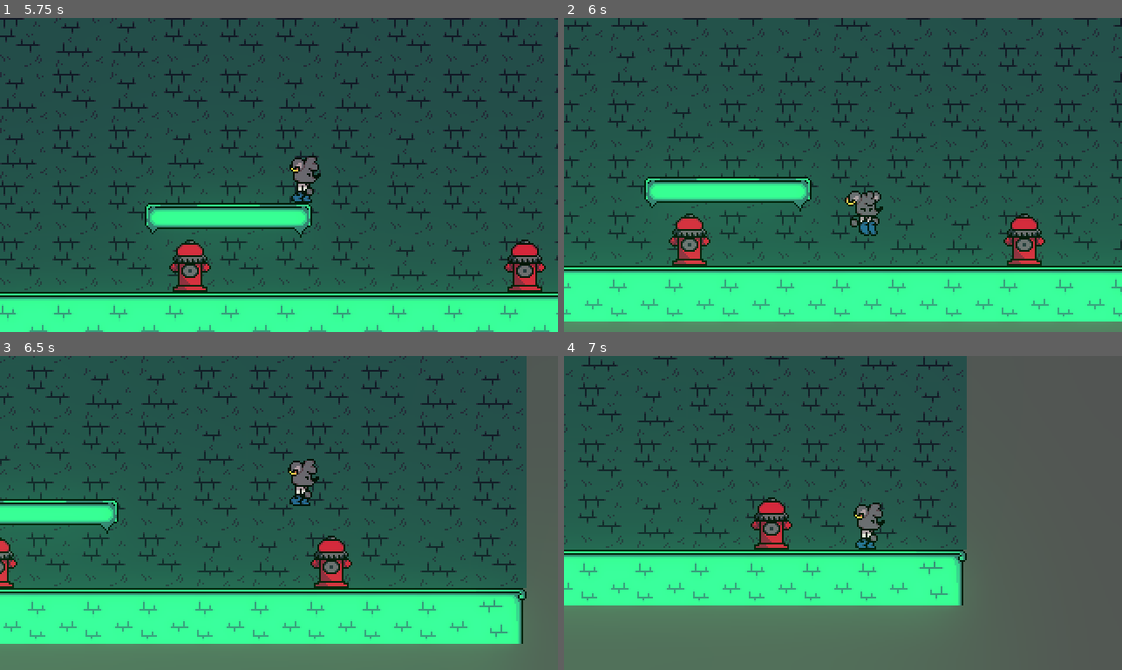
Above: before the commit, frames 1-4 (two rows, left to right).
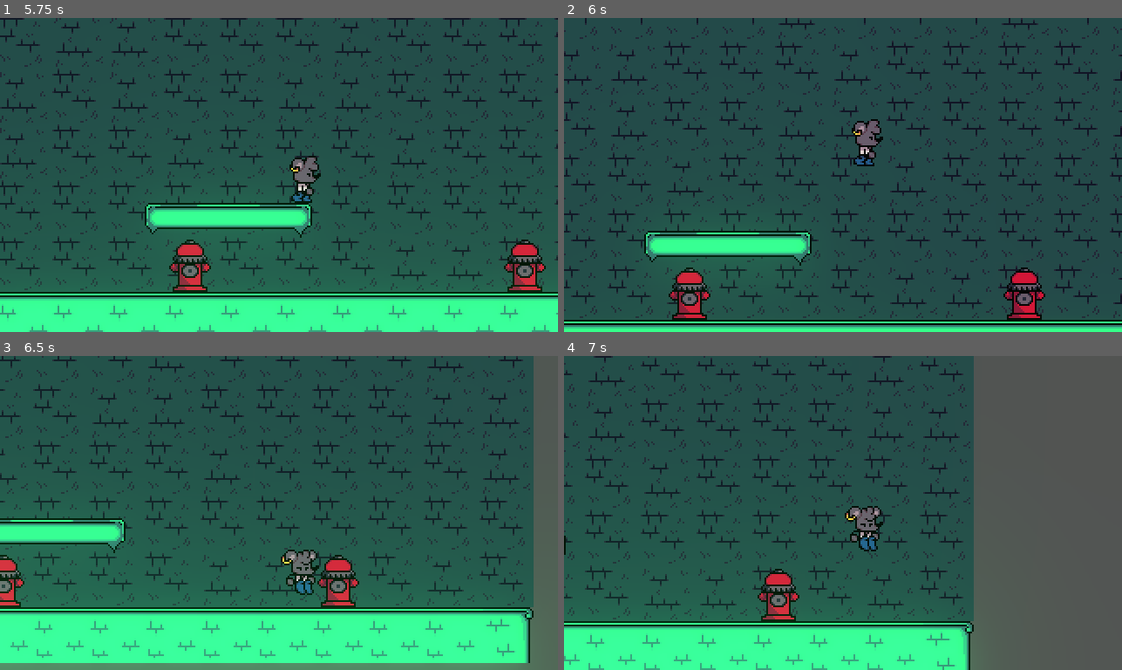
Above: after the commit, the same moments.

Repository: MonkeMango/sidealleysqueaks-source
Game: Godot game, scene res://scenes/Areas/testscene.tscn
The game is run twice, just before and just after one commit, with the same random seed, the same clock (stepped at 60 frames per second) and the same inputs.
Inputs:
- Up to frame 1 (5.75 s): hold Right (ui_right) 0.53-2.03 s; tap Space (jump) at 0.6, 0.77, 1.07, 1.35, 1.52, 1.82, 2.1, 2.85, 3.02, 3.32, 3.6, 3.77, 4.07, 4.35, 4.52, 4.82, 5.1 s; hold Left (ui_left) 2.03-4.28 s; hold Right (ui_right) from 4.28 s (still down)
- Up to frame 2 (6 s): keep holding Right (ui_right); tap Space (jump) at 5.85 s
- Up to frame 3 (6.5 s): keep holding Right (ui_right); tap Space (jump) at 6.02, 6.32 s
- Up to frame 4 (7 s): keep holding Right (ui_right); tap Space (jump) at 6.6, 6.77 s

Frame 1 is identical in both runs. In frame 2, 41% of the frame differs, in the area x 0-100%, y 0-100%; in frame 3, 32%; in frame 4, 37%.

Commit message:
Jump window aka coyote time
hopefully this doesnt mess things up
also adds x as a jump bind

Diff:
--- a/project.godot
+++ b/project.godot
@@ -65,6 +65,7 @@
 "deadzone": 0.5,
 "events": [ Object(InputEventKey,"resource_local_to_scene":false,"resource_name":"","device":0,"alt":false,"shift":false,"control":false,"meta":false,"command":false,"pressed":false,"scancode":0,"physical_scancode":32,"unicode":0,"echo":false,"script":null)
 , Object(InputEventJoypadButton,"resource_local_to_scene":false,"resource_name":"","device":0,"button_index":0,"pressure":0.0,"pressed":false,"script":null)
+, Object(InputEventKey,"resource_local_to_scene":false,"resource_name":"","device":0,"alt":false,"shift":false,"control":false,"meta":false,"command":false,"pressed":false,"scancode":88,"physical_scancode":0,"unicode":0,"echo":false,"script":null)
  ]
 }
 toggle_fullscreen={
--- a/src/Player/Player.gd
+++ b/src/Player/Player.gd
@@ -8,12 +8,13 @@
 export var speedAir = 100
 var xval
 export var JUMPFORCE = 400
+export var JUMPWINDOWINIT = .15
+var jumpwindow = JUMPWINDOWINIT
 var velocity = Vector2()
 # true = right, false = left very stupid Yubbayubba
 var sprite_direction = true
 func _ready():
 	pass
-
 
 
 
@@ -26,7 +27,7 @@
 
 
 
-	if sprite_direction == true:
+	if sprite_direction:
 		$AnimatedSprite.scale.x = -1
 	else:
 		$AnimatedSprite.scale.x = 1
@@ -52,11 +53,15 @@
 
 	if is_on_floor():
 		xval = speed
-		if Input.is_action_just_pressed("jump"):
-			velocity.y = -JUMPFORCE
+		jumpwindow = JUMPWINDOWINIT
 	else:
 		xval = speedAir
+		jumpwindow -= _delta
 		if velocity.y > 0:
 			$AnimatedSprite.play("jump")
 
+	if Input.is_action_just_pressed("jump") and jumpwindow > 0:
+		jumpwindow = 0
+		velocity.y = -JUMPFORCE
+
 	velocity = move_and_slide(velocity, UP)
